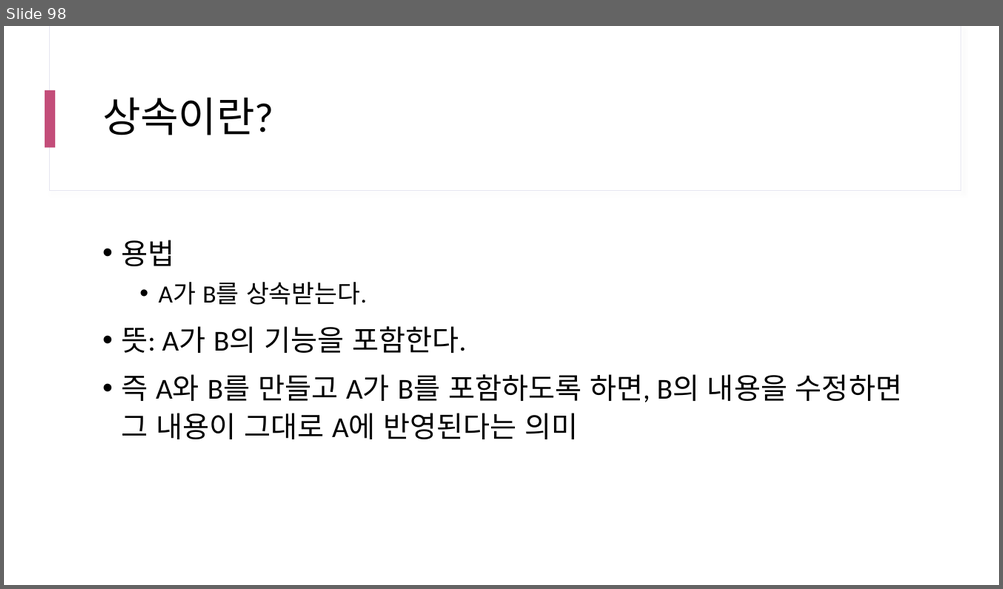
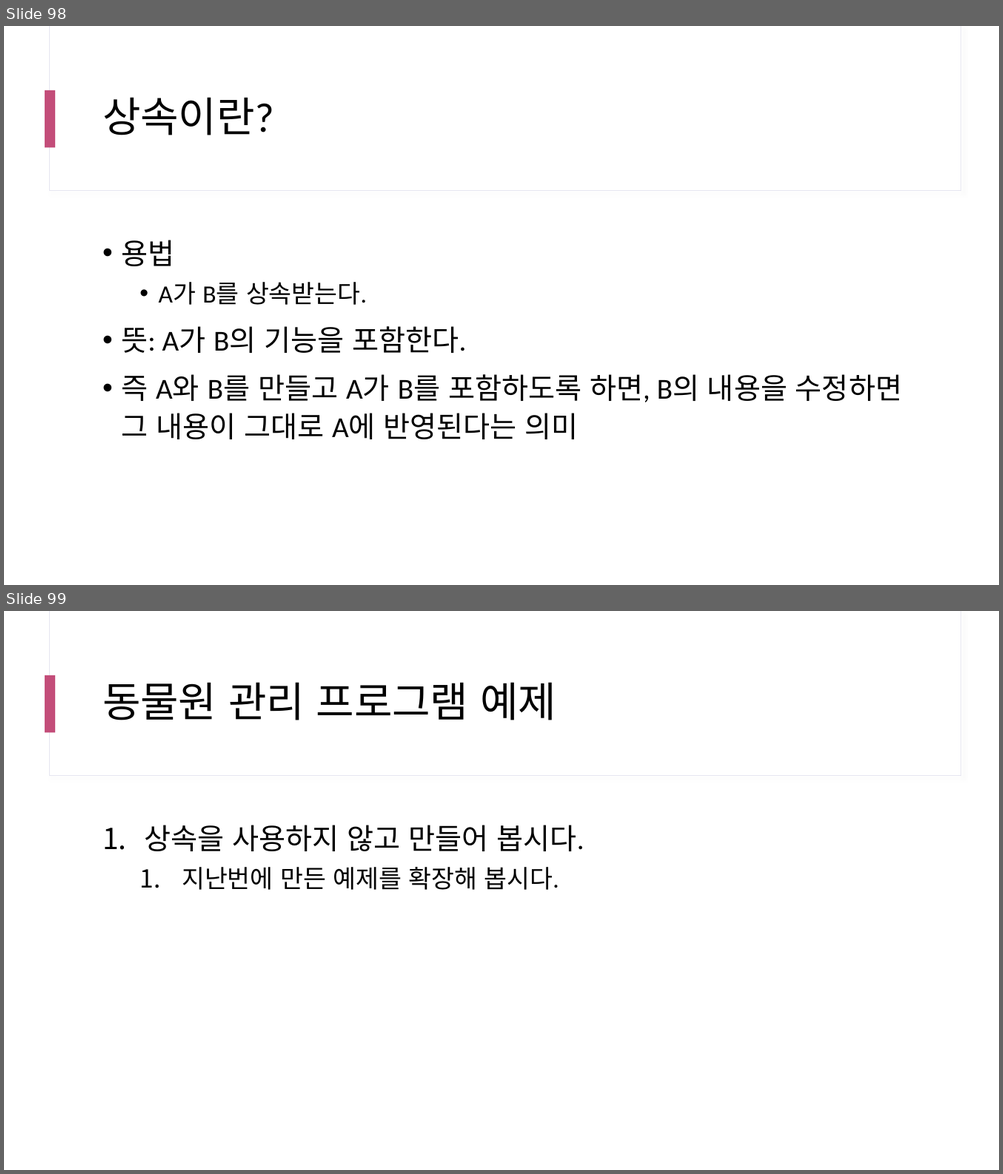
Before and after one commit to yhs0602/SPLIT_lecture_examples, a slide deck: docs/SPLIT 17차 Java.pptx. Shown one above the other, each under a label of ours: slide 98 before the commit, slides 98 and 99 after it. The pictures are 1003x589 and 1003x1174 pixels, drawn with LibreOffice and Linux fonts; fonts in the diff are those of the drawing. Boxes give left, top, right and bottom in pixels: in the first picture for what was removed or moved away, otherwise in the second. Text is boxed around its words. In the diff, an @@ line names an element or a change of style, - is before the commit and + after.

```diff
--- a/docs/SPLIT 17차 Java.pptx
+++ b/docs/SPLIT 17차 Java.pptx
@@ slide 99 added at (4,611,999,1170), background #FFFFFF; not listed: 3 template elements that a slide beside it also shows @@
@@ title added at (102,682,556,721), 40 pt, text #000000 @@
+동물원 관리 프로그램 예제
@@ text added at (145,825,584,890), 28 pt, text #000000 @@
+1. 상속을 사용하지 않고 만들어 봅시다.
+  1. 지난번에 만든 예제를 확장해 봅시다.
```
Also in this commit, not shown: 1 other slide added, 2 slides removed, 2 other files.
